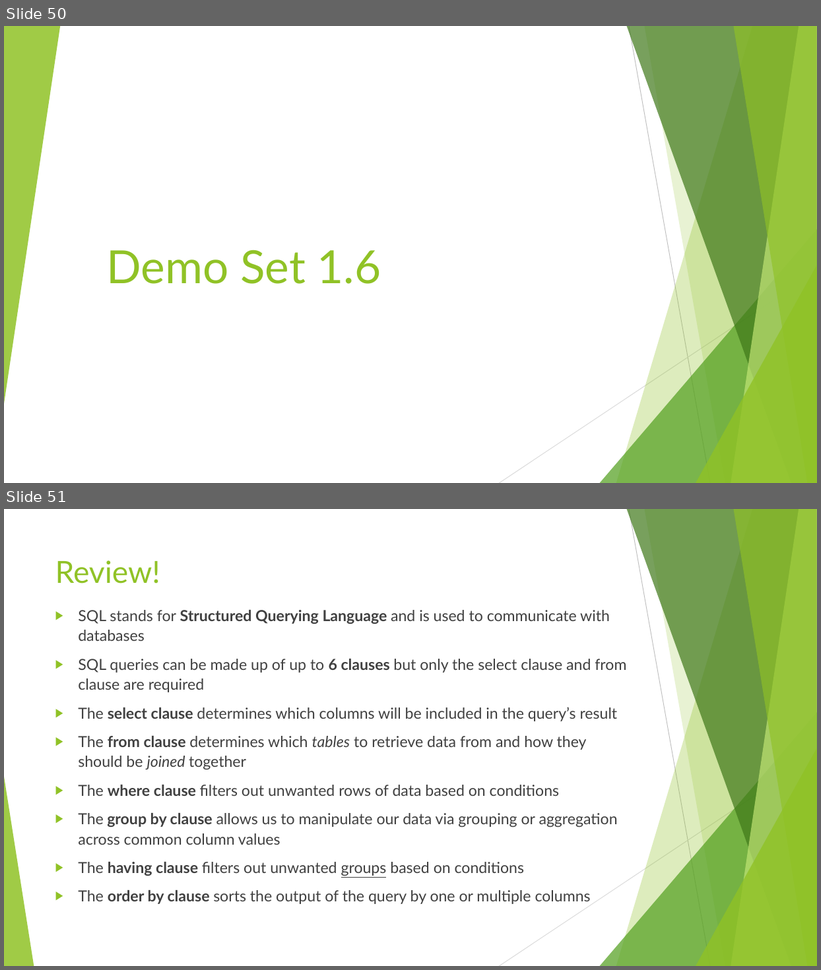
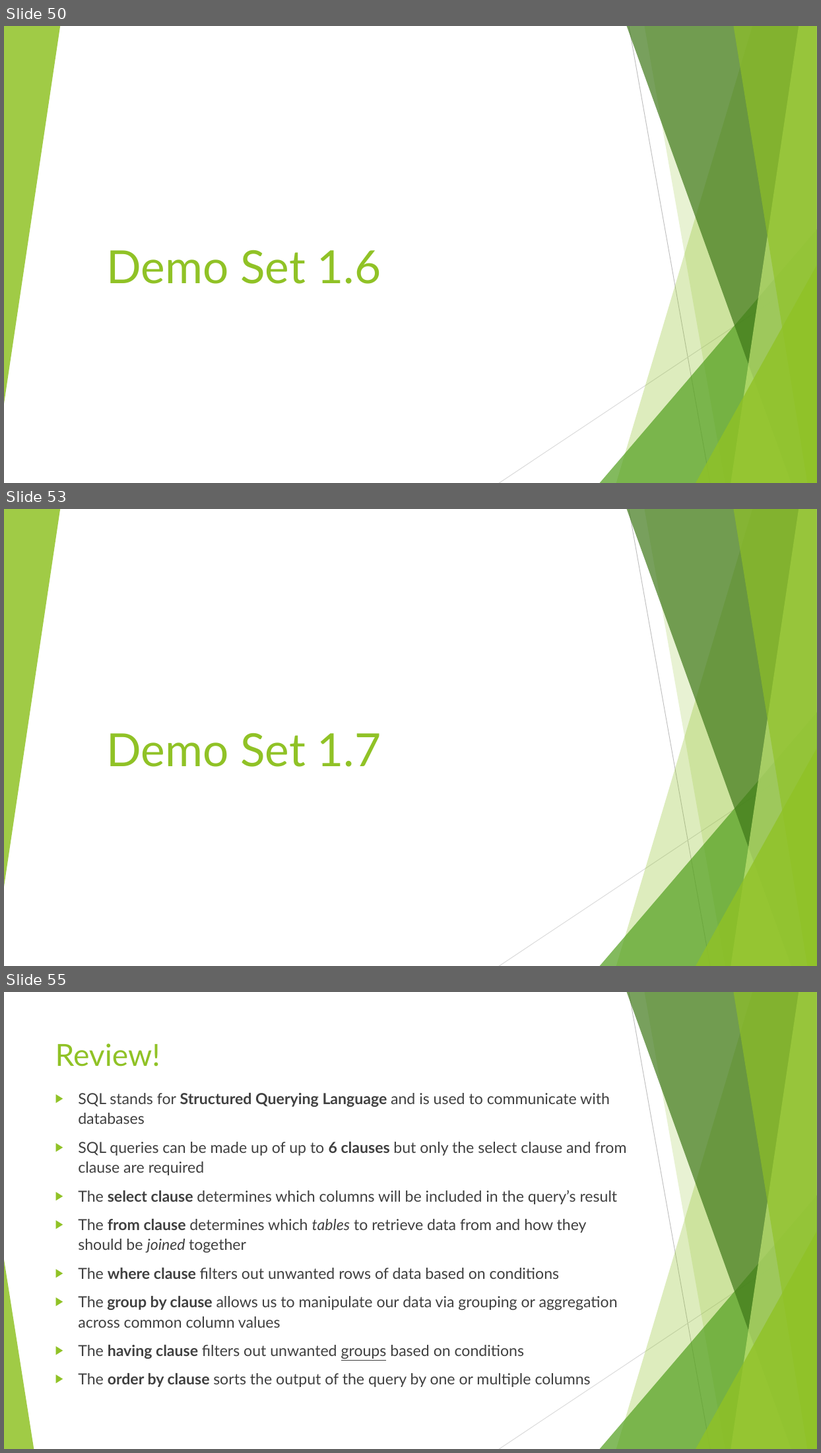
Before and after one commit to seanscott1991/Duke_SQL4DQA, a slide deck: Slides/Week 1 Lecture Slides.pptx. Shown one above the other, each under a label of ours: slides 50 and 51 before the commit, slides 50, 53 and 55 after it; the slides between them are not shown. The pictures are 821x970 and 821x1453 pixels, drawn with LibreOffice and Linux fonts; fonts in the diff are those of the drawing. Boxes give left, top, right and bottom in pixels: in the first picture for what was removed or moved away, otherwise in the second. Text is boxed around its words. In the diff, an @@ line names an element or a change of style, - is before the commit and + after.

```diff
--- a/Slides/Week 1 Lecture Slides.pptx
+++ b/Slides/Week 1 Lecture Slides.pptx
@@ slide 53 added at <box>4,509,817,966</box>, background #FFFFFF; not listed: 10 template elements that a slide beside it also shows @@
@@ title added at <box>107,733,382,767</box>, 54 pt, text #90C226 @@
+Demo Set 1.7
@@ what was slide 51 is now slide 55 @@
```
Also in this commit, not shown: 1 slide changed, 5 other slides added.
